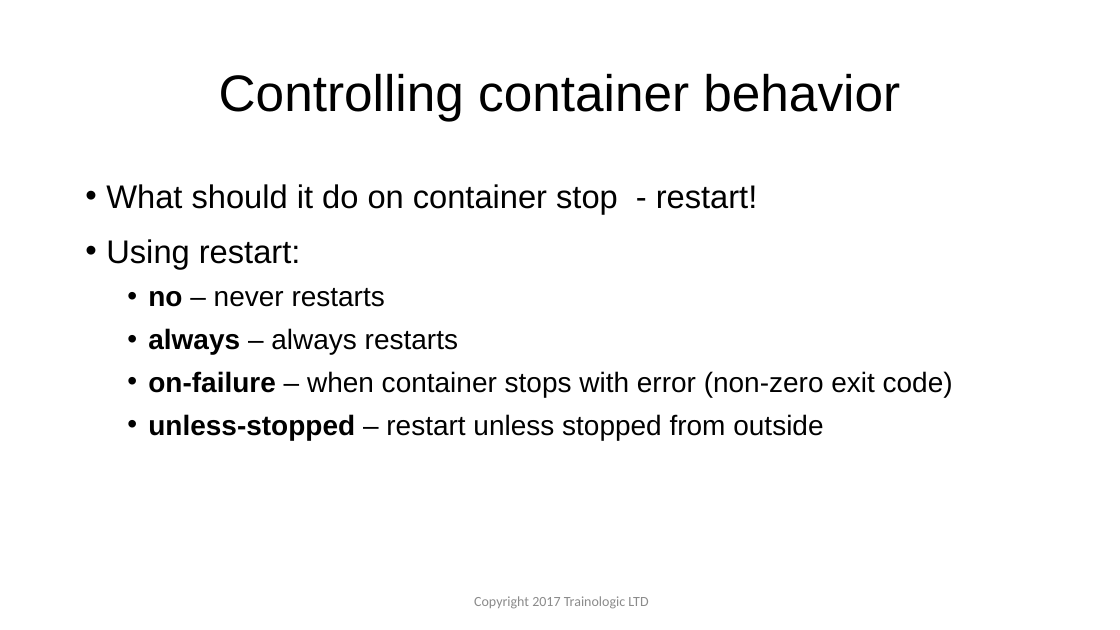
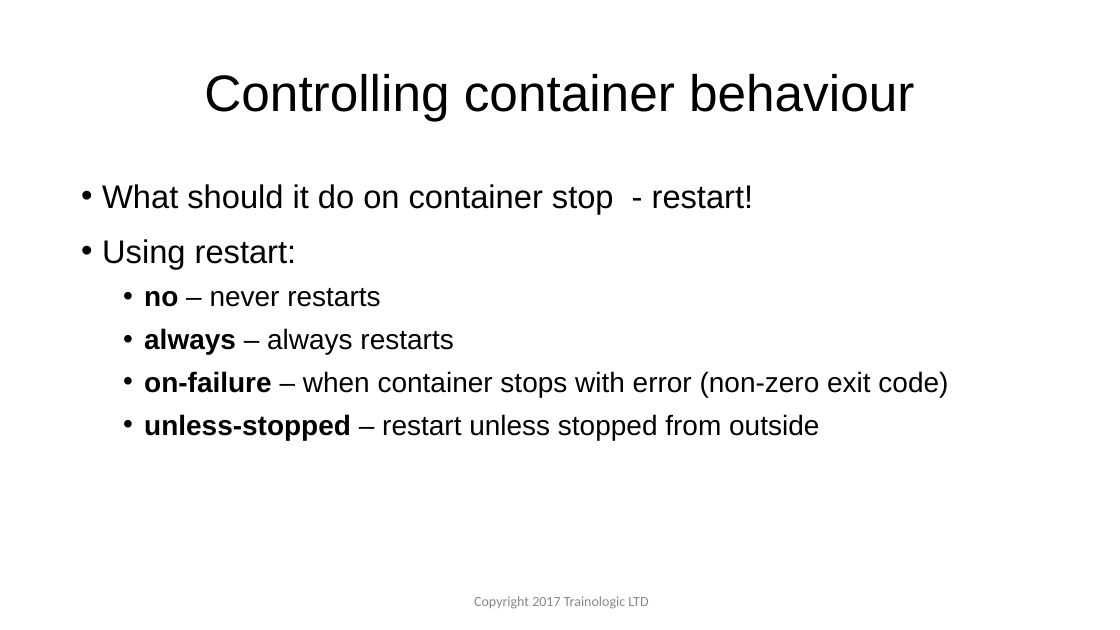
Before and after one commit to ColonelLanda/docker-meetup-2018, a slide deck: slide 35 of Docker - Meetup.pptx (slide 40 before the commit). Drawn at 1120x630 pixels with LibreOffice and Linux fonts; fonts in the diff are those of the drawing; background and template pictures are left out. Boxes give left, top, right and bottom in pixels: in the first picture for what was removed or moved away, otherwise in the second. Text is boxed around its words. In the diff, an @@ line names an element or a change of style, - is before the commit and + after.

```diff
--- a/Docker - Meetup.pptx
+++ b/Docker - Meetup.pptx
@@ title at (204,73,914,121): text changed @@
-Controlling container behavior
+Controlling container behaviour
@@ text "What should it do on ...": place and size @@
-text "What should it do on ..." at (106,184,953,440)
+text "What should it do on ..." at (102,184,948,440)
```
Also in this commit, not shown: 35 other slides changed, 2 slides added, 5 slides removed, 1 other file.
